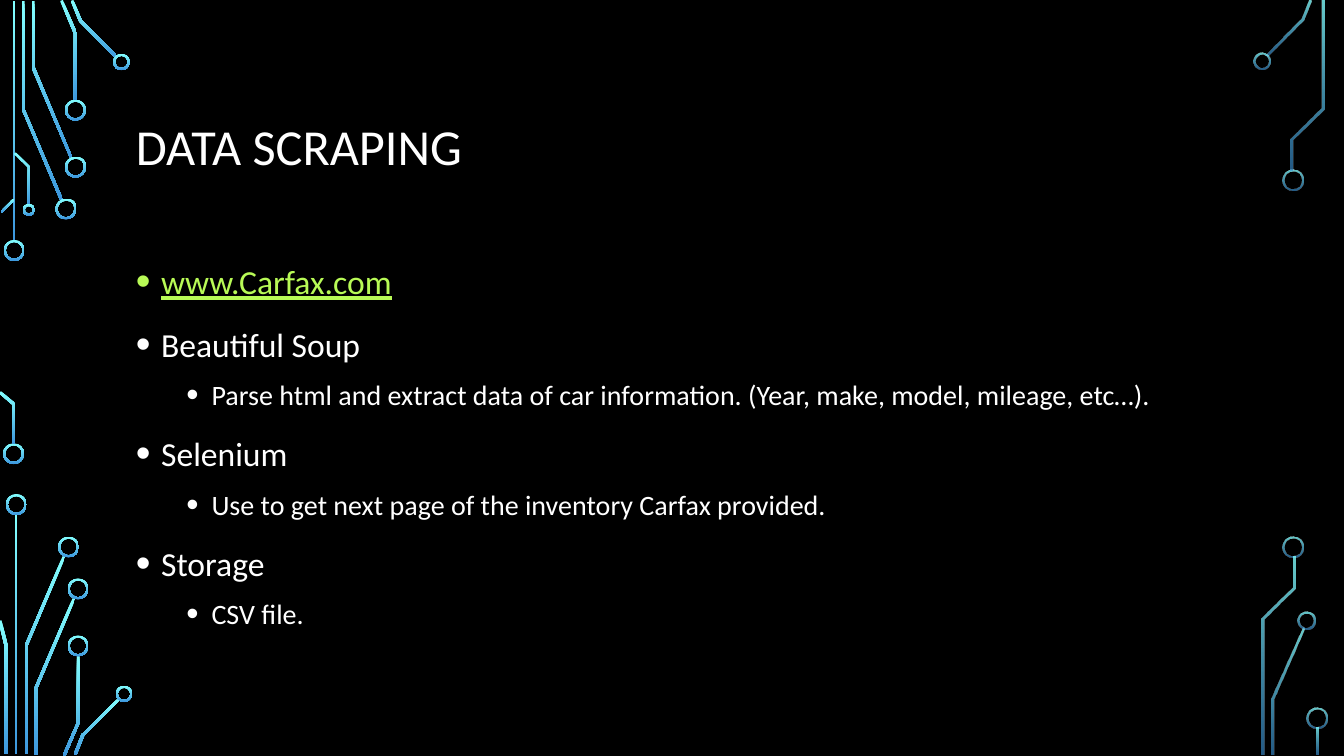
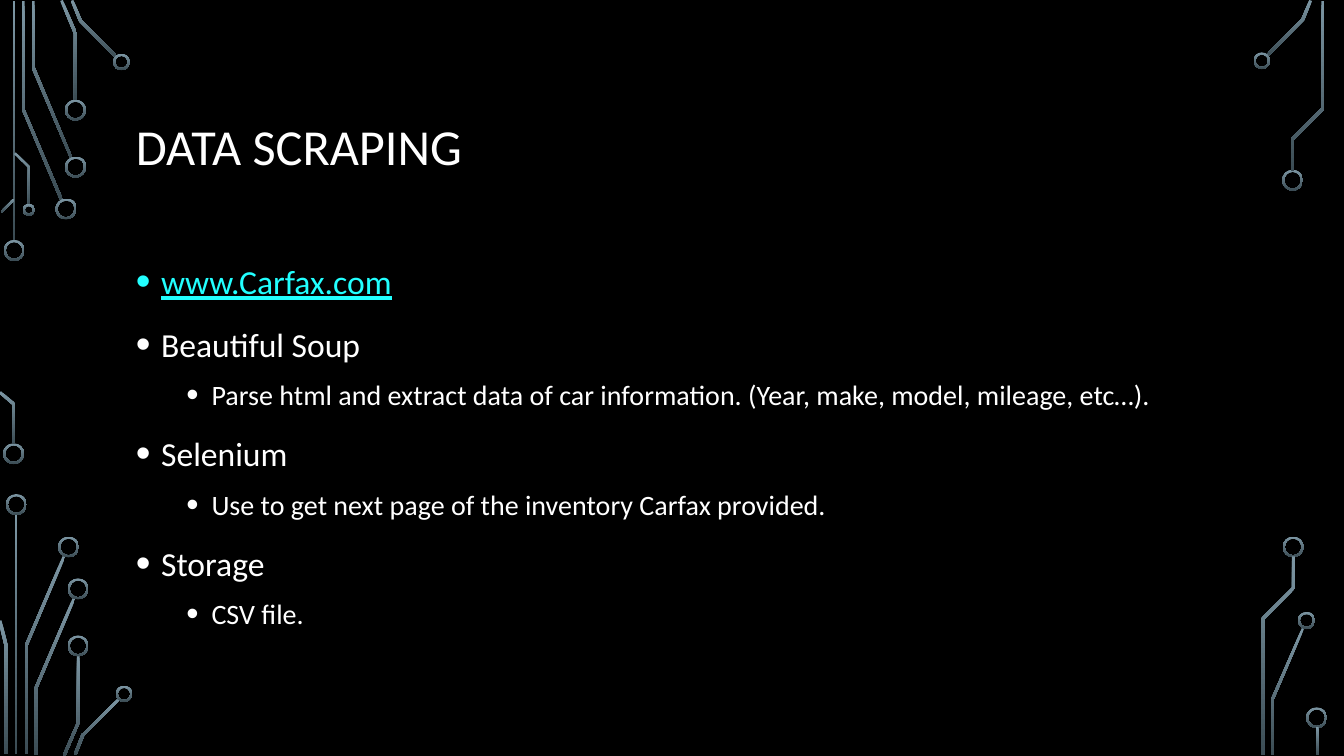
Before and after one commit to hzhi54/Cars_Price_Regression_Project, a slide deck: slide 2 of Presentation.pptx. Drawn at 1344x756 pixels with LibreOffice and Linux fonts; fonts in the diff are those of the drawing; background and template pictures are left out. Boxes give left, top, right and bottom in pixels: in the first picture for what was removed or moved away, otherwise in the second. Text is boxed around its words. In the diff, an @@ line names an element or a change of style, - is before the commit and + after.

```diff
--- a/Presentation.pptx
+++ b/Presentation.pptx
@@ fill gradient #82FFFF to #3D97DE to gradient #7C96A3 to #3B4C54 in 36 elements at (4, 240, 25, 261), (3, 444, 24, 465), (22, 1, 63, 201), (55, 199, 77, 220), (31, 1, 72, 158), (60, 0, 78, 101), (65, 156, 86, 177), (65, 100, 86, 121), (71, 0, 117, 58), (113, 53, 131, 70), (1, 199, 15, 213), (0, 391, 15, 445), (14, 152, 30, 205), (22, 204, 34, 216), (15, 514, 18, 755), (24, 556, 65, 754), (6, 494, 27, 515), (0, 620, 7, 754), (58, 536, 80, 558), (34, 598, 76, 755), (63, 655, 80, 756), (68, 579, 89, 600), (68, 635, 89, 656), (74, 698, 120, 755), (116, 686, 133, 702), (1266, 0, 1313, 56), (1253, 52, 1270, 70), (1282, 169, 1304, 191), (1271, 628, 1305, 755), (1299, 612, 1316, 629), (1292, 1, 1325, 171), (1284, 536, 1305, 558), (1261, 557, 1296, 755), (1307, 708, 1328, 729), (1317, 727, 1320, 755), (12, 1, 15, 242) @@
@@ text at (161, 271, 392, 300): text colour #B8FA56 to #22FFFF in "www.Carfax.com" @@
```
Also in this commit, not shown: 9 other slides changed, 5 other files.
